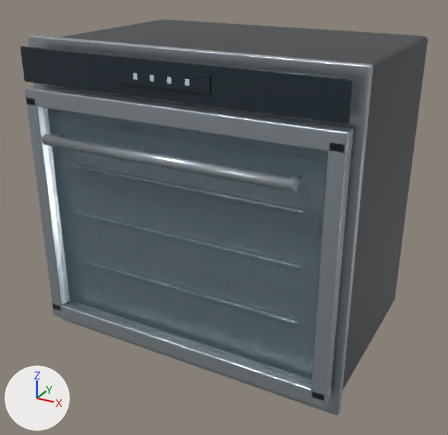
A saved change to the Blender file assets-source/blender/luxury-wall-oven-single.blend.
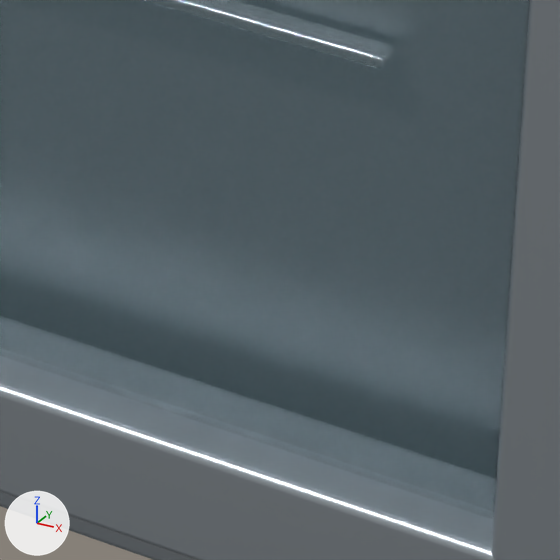
The first picture shows the older version from a 50 mm camera at (0.665, -1.224, 0.904) aimed at (0.006, -0.025, 0.305). The close-ups show the older and then the newer version on the part from 55% to 72% of the width and 72% to 90% of the height of that picture. Only the edits that show in the close-ups are written down. The lights are fixed; the arrows at lower left show +X, +Y and +Z.

In view in the first close-up: 'Door steel horizontal frame', 'Door steel upright.001', 'Flush trim surround', 'Triple-glass oven pane'.
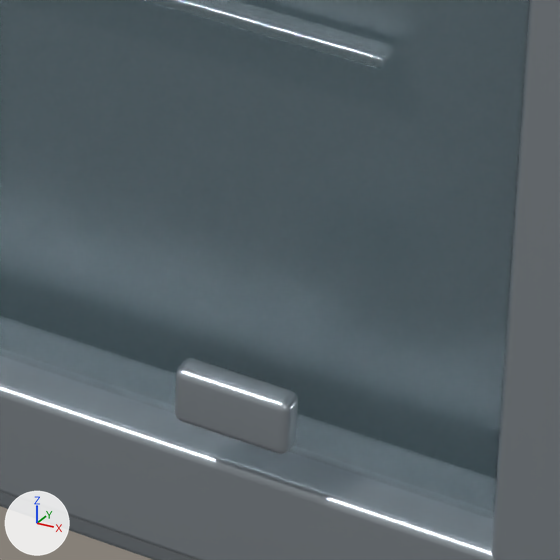
Pixel boxes (x1, y1, x2, y2) of what changed, in the close-ups (560 x 560 px):
'Lower door hinge detail.001', added: after (174, 358, 298, 454)

The change, as a diff of the scene's bpy script:
```diff
--- a/assets-source/blender/luxury-wall-oven-single.blend.py
+++ b/assets-source/blender/luxury-wall-oven-single.blend.py
@@ mat_brushed_stainless_steel_001 @@
+mat_brushed_stainless_steel_001 = principled_material('brushed-stainless-steel.001')
+mat_brushed_stainless_steel_001.base_color = (0.43, 0.48, 0.52)  # light grey #afb8bf
+mat_brushed_stainless_steel_001.metallic = 0.78
+mat_brushed_stainless_steel_001.roughness = 0.32
@@ me_cube_092 @@
+me_cube_092.from_pydata(...)  # 96 vertices, 98 faces; spans x 0.2406..0.2756, y -0.2644..-0.2554, z 0.0996..0.1176
+me_cube_092.materials.append(mat_brushed_stainless_steel_001)  # light grey #afb8bf
@@ ob_lower_door_hinge_detail_001 @@
+ob_lower_door_hinge_detail_001 = bpy.data.objects.new('Lower door hinge detail.001', me_cube_092)
+ob_lower_door_hinge_detail_001.location = (0.0, 0.0, 0.0)
```
